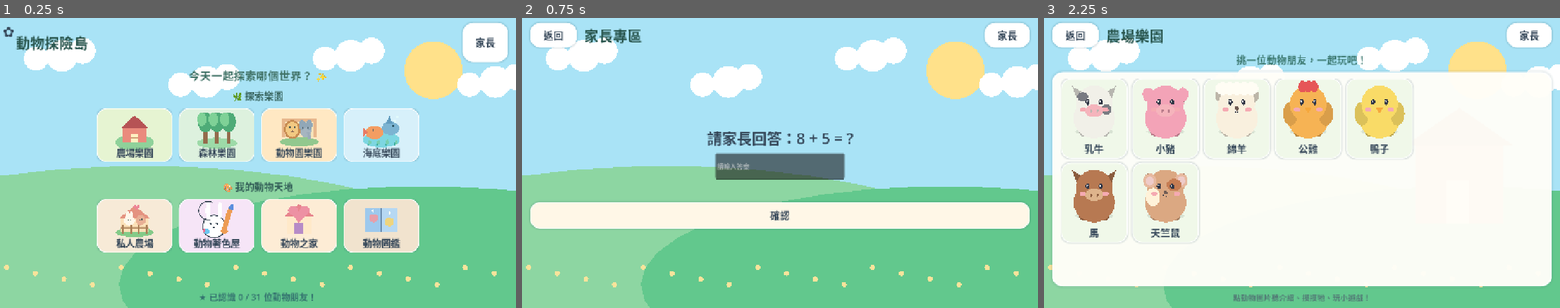
Above: before the commit, frames 1-3 (left to right).
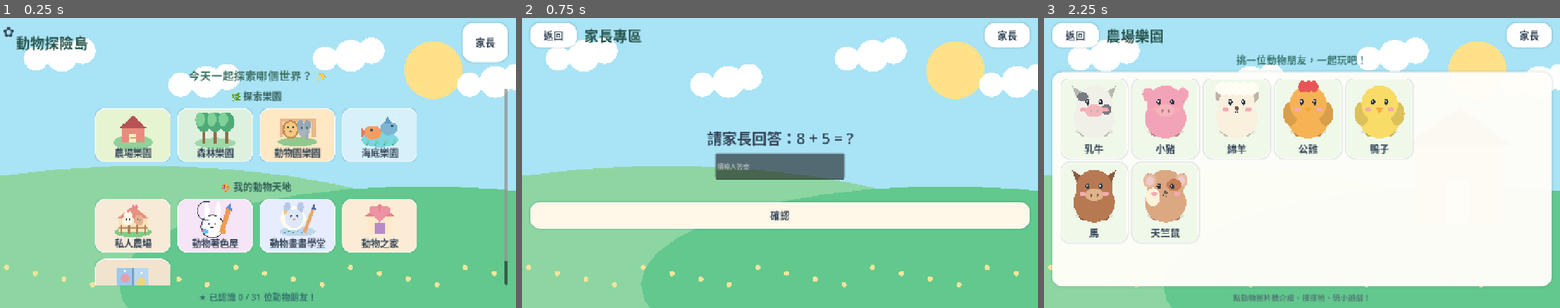
Above: after the commit, the same moments.

Repository: jimmy0933b3-sudo/farm
Game: Godot game, scene res://scenes/Main.tscn
Two runs of this game, one before a commit and one after it. Both use one fixed random seed, a clock stepped at 60 frames per second and the inputs below.
Inputs (mouse positions are in pixels of both pictures, inside the frame that each line leads up to):
- Up to frame 1 (0.25 s): no input
- Up to frame 2 (0.75 s): click "家長" at 0.5 s
- Up to frame 3 (2.25 s): click "返回" at 1.25 s; click (1178, 134) at 2.02 s

The runs differ from the first frame. In frame 1, 9.1% of the frame differs, in the area x 18-99%, y 24-93%; in frame 2, nothing differs; in frame 3, nothing differs.

Commit message:
feat: new animal drawing academy entry and independent offline artwork persistence

Diff:
--- a/scripts/ChoiceArt.gd
+++ b/scripts/ChoiceArt.gd
@@ -170,6 +170,21 @@
 				var xx=-87+float(i)*35
 				_line(Vector2(xx,93),Vector2(xx+float(i%2)*13,58),Color("#2FA982"),8)
 				_oval(xx+8,72,11,19,Color("#69CBA3"))
+		"drawing":
+			# Pencil, tracing dots, portrait and decorative stars.
+			_oval(0,67,102,28,Color("#BED7E9"))
+			_oval(-25,-8,70,68,Color("#FFFCF0"))
+			_oval(-58,-70,19,31,Color("#B9C6E5"))
+			_oval(18,-70,19,31,Color("#B9C6E5"))
+			_oval(-20,-8,52,54,Color("#DEE8FA"))
+			_oval(-39,-20,6,7,Color("#36516B"))
+			_oval(1,-20,6,7,Color("#36516B"))
+			_oval(-20,-1,8,6,Color("#E4A6AB"))
+			_line(Vector2(40,71),Vector2(89,-62),Color("#EAA665"),18)
+			_shape([Vector2(80,-62),Vector2(93,-95),Vector2(103,-54)],Color("#486C9E"))
+			for i in range(5):
+				_oval(-72+float(i)*24,72-float(i%2)*7,4,4,Color("#4AACC2"))
+			_shape([Vector2(-79,-45),Vector2(-72,-59),Vector2(-65,-45),Vector2(-51,-42),Vector2(-65,-37),Vector2(-72,-23)],Color("#F2C86D"))
 		"coloring":
 			# Crayon + black outline rabbit for the separate homepage tile.
 			_oval(-16,39,63,65,Color.WHITE)
--- a/scripts/Main.gd
+++ b/scripts/Main.gd
@@ -8,6 +8,7 @@
 const PettingArea = preload("res://scripts/PettingArea.gd")
 const PrivateFarm = preload("res://scripts/PrivateFarm.gd")
 const ColoringRoom = preload("res://scripts/ColoringRoom.gd")
+const DrawingStudio = preload("res://scripts/DrawingStudio.gd")
 const ForestDiscovery = preload("res://scripts/ForestDiscovery.gd")
 const OceanDiscovery = preload("res://scripts/OceanDiscovery.gd")
 const ZooDiscovery = preload("res://scripts/ZooDiscovery.gd")
@@ -39,6 +40,7 @@
 var zoo_game: Control
 var private_farm_game: Control
 var coloring_game: Control
+var drawing_game: Control
 var settings_scroll: ScrollContainer
 var parent_scroll_y: int=0
 
@@ -64,6 +66,8 @@
 			show_private_farm()
 		"coloring":
 			show_coloring()
+		"drawing":
+			show_drawing()
 		"forest_explore":
 			show_forest_search()
 		"forest_search":
@@ -99,7 +103,7 @@
 func _switch(name: String, bg: String = "home") -> VBoxContainer:
 	sound.stop_speaking()
 	screen = name
-	if name in ["home","farm","forest","zoo","care","album","forest_search","private_farm","coloring","ocean_search","ocean_park","zoo_search"]:
+	if name in ["home","farm","forest","zoo","care","album","forest_search","private_farm","coloring","drawing","ocean_search","ocean_park","zoo_search"]:
 		progress.data["last_screen"] = name
 		progress.save()
 	for node in get_children():
@@ -233,7 +237,7 @@
 	var color_choices={
 		"farm":Color("#E6F4D2"),"forest":Color("#DDF1DE"),"zoo":Color("#FFE8C3"),
 		"ocean_park":Color("#D7F0FA"),"private_farm":Color("#F7EAD7"),
-		"coloring":Color("#F6E5F7"),"care":Color("#FDECD5"),
+		"coloring":Color("#F6E5F7"),"drawing":Color("#E7ECFF"),"care":Color("#FDECD5"),
 		"album":Color("#F1E3CE"),"forest_explore":Color("#E4F1D9"),
 		"ocean":Color("#DDF6FC")
 	}
@@ -305,11 +309,12 @@
 	_home_section(content,scrolling,"🎨 我的動物天地",[
 		{"title":"私人農場","zone":"private_farm"},
 		{"title":"動物著色屋","zone":"coloring"},
+		{"title":"動物畫畫學堂","zone":"drawing"},
 		{"title":"動物之家","zone":"care"},
 		{"title":"動物圖鑑","zone":"album"}
 	],wide)
 	layout.add_child(_label("★ 已認識 %d / %d 位動物朋友！" % [int(progress.data["collected"].size()),animals.size()],22,HORIZONTAL_ALIGNMENT_CENTER,Color("#34736F")))
-	_narrate("歡迎來到動物探險島！上面是四個樂園，往下還有私人農場、動物著色屋、動物之家和圖鑑。")
+	_narrate("歡迎來到動物探險島！四個樂園裡面可以找動物。下面有私人農場、動物著色屋、新的動物畫畫學堂，還有動物之家和圖鑑。")
 
 func _home_section(parent: VBoxContainer, scroll: ScrollContainer, heading: String, places: Array, wide: bool) -> void:
 	var section=VBoxContainer.new()
@@ -342,6 +347,8 @@
 			show_private_farm()
 		"coloring":
 			show_coloring()
+		"drawing":
+			show_drawing()
 		"ocean":
 			show_ocean_search()
 		"ocean_park":
@@ -462,6 +469,15 @@
 	actions.add_child(_button("再找一次",Callable(self,"show_ocean_search"),Color("#E5EFFF"),Vector2(220,72)))
 	actions.add_child(_button("海底樂園",Callable(self,"show_zone").bind("ocean"),Color("#DEEFDA"),Vector2(220,72)))
 	_narrate("七種海洋朋友都找到囉！可以再玩一次，也可以把牠們帶去私人農場的大水池！")
+
+func show_drawing() -> void:
+	var layout=_switch("drawing","home")
+	_header(layout,"動物畫畫學堂",Callable(self,"show_home"))
+	drawing_game=DrawingStudio.new()
+	drawing_game.setup(animals,progress,sound)
+	drawing_game.size_flags_horizontal=Control.SIZE_EXPAND_FILL
+	drawing_game.size_flags_vertical=Control.SIZE_EXPAND_FILL
+	layout.add_child(drawing_game)
 
 func show_coloring() -> void:
 	var layout=_switch("coloring","home")
--- a/scripts/SaveData.gd
+++ b/scripts/SaveData.gd
@@ -26,6 +26,7 @@
 		"zoo_found": [],
 		"private_farm": [],
 		"coloring_pages": {},
+		"drawing_lessons": {},
 		"care": {},
 		"settings": {"music": true, "sound": true, "speech": true, "reduce_motion": false},
 		"last_screen": "home"
@@ -376,3 +377,61 @@
 	data["zoo_explore_previous"]=session["placement"].duplicate()
 	data["zoo_explore_session"]={}
 	save()
+
+
+func get_drawing_lesson(animal_id: String) -> Dictionary:
+	if not data["collected"].has(animal_id):
+		return {}
+	var page=data.get("drawing_lessons",{}).get(animal_id,{})
+	return page.duplicate(true) if page is Dictionary else {}
+
+func replace_drawing_lesson(animal_id: String, page: Dictionary) -> bool:
+	# Never unlock uncollected species; limit local artwork size and reject
+	# malformed JSON to protect existing saves. Do not touch coloring_pages.
+	if not data["collected"].has(animal_id):
+		return false
+	var cleaned={
+		"stage":clampi(int(page.get("stage",0)),0,3),
+		"strokes":[],
+		"stamps":[],
+		"completed":bool(page.get("completed",false)),
+		"stars":clampi(int(page.get("stars",0)),0,3)}
+	var total=0
+	var source=page.get("strokes",[])
+	if source is Array:
+		for stroke in source:
+			if not stroke is Dictionary or cleaned["strokes"].size()>=400: continue
+			var phase=clampi(int(stroke.get("stage",0)),0,3)
+			var ink=str(stroke.get("color","#F36F78"))
+			if not _valid_pigment(ink): continue
+			var points=stroke.get("points",[])
+			if not points is Array: continue
+			var result=[]
+			for pair in points:
+				if total>=3000: break
+				if not pair is Array or pair.size()!=2: continue
+				if typeof(pair[0]) not in [TYPE_INT,TYPE_FLOAT] or typeof(pair[1]) not in [TYPE_INT,TYPE_FLOAT]: continue
+				var x=float(pair[0])
+				var y=float(pair[1])
+				if not is_finite(x) or not is_finite(y) or absf(x)>145.0 or absf(y)>156.0: continue
+				result.append([snappedf(x,.5),snappedf(y,.5)])
+				total+=1
+			if not result.is_empty():
+				cleaned["strokes"].append({"stage":phase,"color":ink,"points":result})
+	var stickers=page.get("stamps",[])
+	if stickers is Array:
+		for stamp in stickers:
+			if not stamp is Dictionary or cleaned["stamps"].size()>=70: continue
+			var kind=str(stamp.get("kind",""))
+			var ink=str(stamp.get("color","#F2D25A"))
+			var at=stamp.get("pos",[])
+			if kind not in ["star","heart","paw"] or not _valid_pigment(ink): continue
+			if not at is Array or at.size()!=2: continue
+			if typeof(at[0]) not in [TYPE_INT,TYPE_FLOAT] or typeof(at[1]) not in [TYPE_INT,TYPE_FLOAT]: continue
+			var x=float(at[0])
+			var y=float(at[1])
+			if not is_finite(x) or not is_finite(y) or absf(x)>145 or absf(y)>156: continue
+			cleaned["stamps"].append({"kind":kind,"color":ink,"pos":[snappedf(x,.5),snappedf(y,.5)]})
+	data["drawing_lessons"][animal_id]=cleaned
+	save()
+	return true
--- a/tests/layout_smoke.gd
+++ b/tests/layout_smoke.gd
@@ -20,8 +20,8 @@
 		for node in _descendants(game):
 			if node is Button and _has_picture(node):
 				cards.append(node)
-		if cards.size()!=8:
-			_fail("Home must show exactly 8 fully illustrated actions, got "+str(cards.size()))
+		if cards.size()!=9:
+			_fail("Home must show exactly 9 fully illustrated actions, got "+str(cards.size()))
 			return
 		# Parks must form a visually distinct FIRST ROW. Tool icons start below a
 		# generous 40px+ gap, not pressed against park cards.
Not shown, changed: README.md
